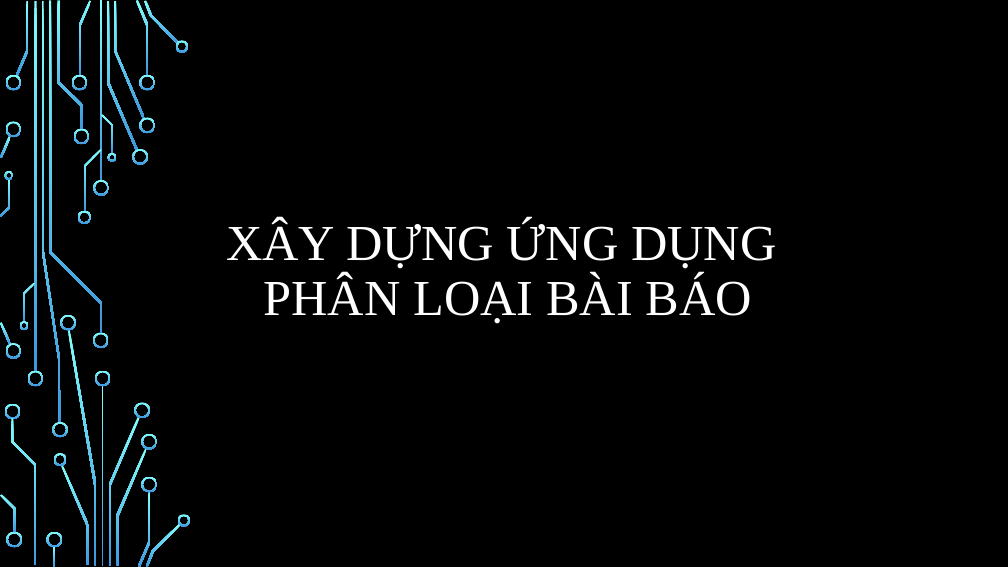
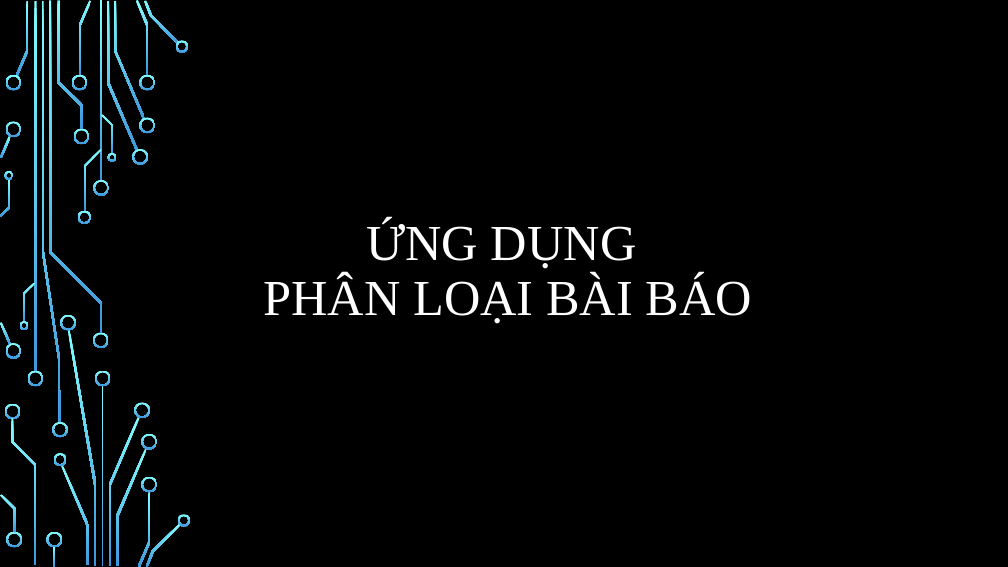
Before and after one commit to ThanhB1805916/DataMining_CT312, a slide deck: slide 1 of doc/Xây dựng ứng dụng phân loại Bài Báo.pptx. Drawn at 1008x567 pixels with LibreOffice and Linux fonts; fonts in the diff are those of the drawing; background and template pictures are left out. Boxes give left, top, right and bottom in pixels: in the first picture for what was removed or moved away, otherwise in the second. Text is boxed around its words. In the diff, an @@ line names an element or a change of style, - is before the commit and + after.

```diff
--- a/doc/Xây dựng ứng dụng phân loại Bài Báo.pptx
+++ b/doc/Xây dựng ứng dụng phân loại Bài Báo.pptx
@@ title at (264, 221, 752, 324): text changed @@
-XÂY DỰNG ỨNG DỤNG
-PHÂN LOẠI BÀI BÁO
+ỨNG DỤNG
+PHÂN LOẠI BÀI BÁO
```
Also in this commit, not shown: 3 other files.
